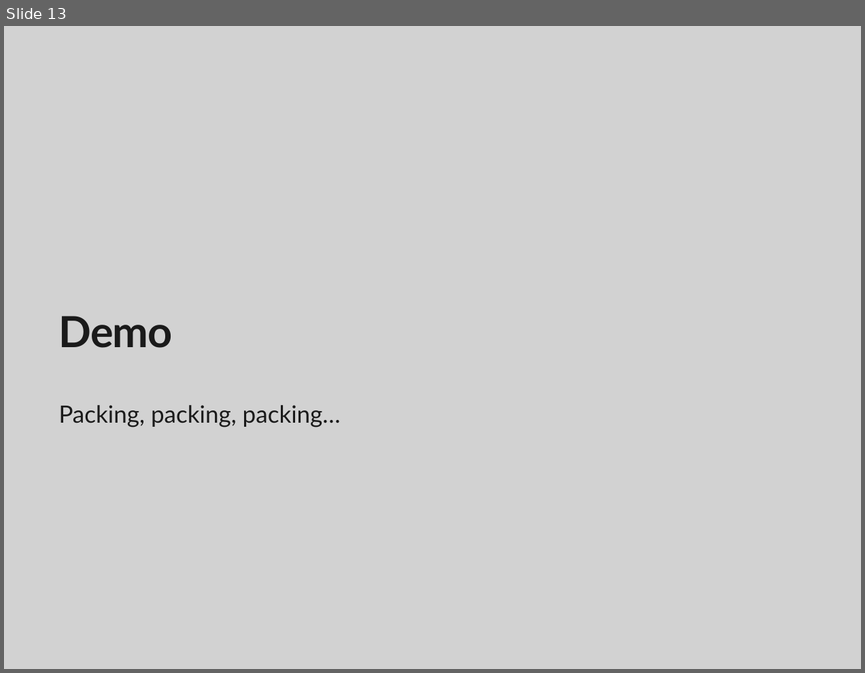
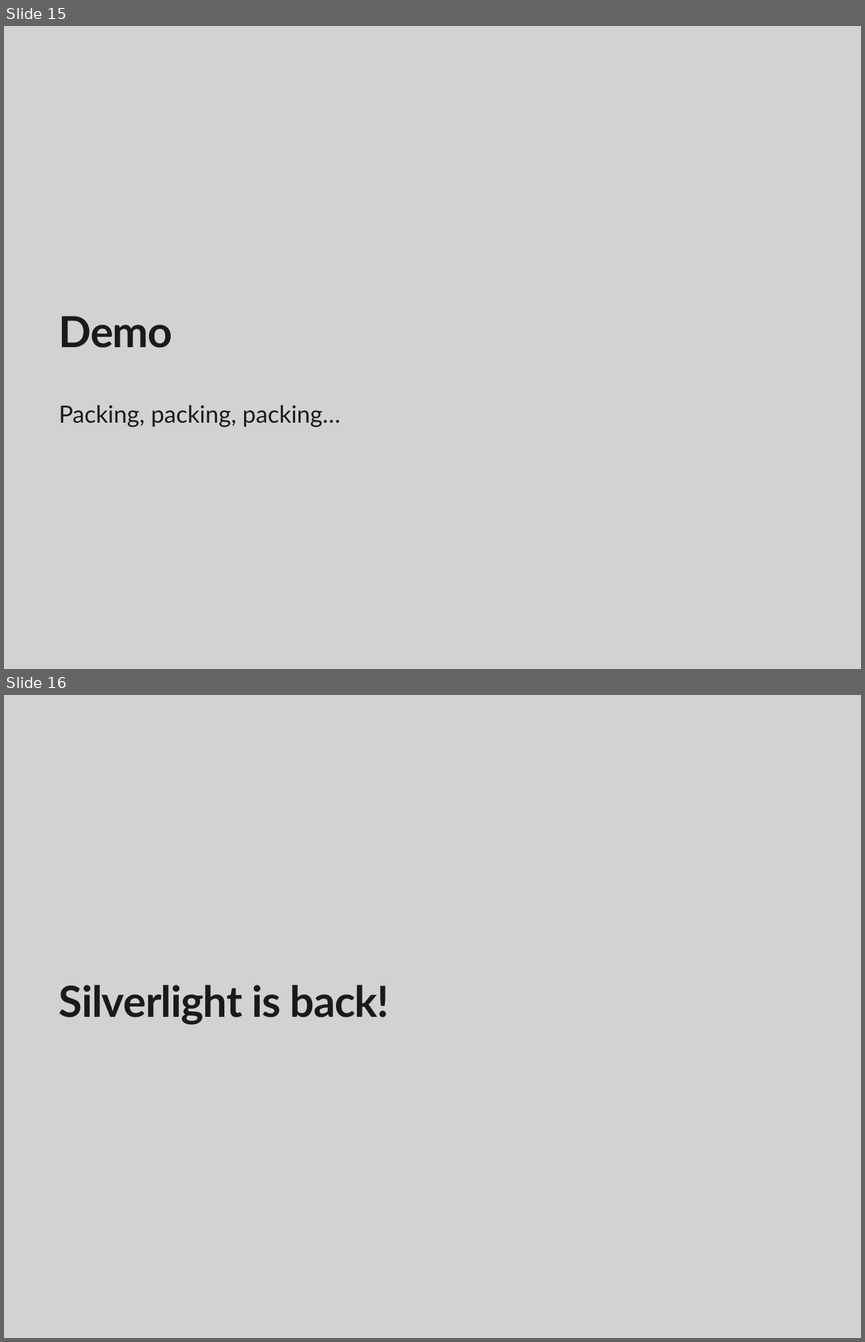
Before and after one commit to mattleibow/ModernizingProjectsDemo, a slide deck: Slides.pptx. Shown one above the other, each under a label of ours: slide 13 before the commit, slides 15 and 16 after it. The pictures are 865x673 and 865x1342 pixels, drawn with LibreOffice and Linux fonts; fonts in the diff are those of the drawing; background and template pictures are left out. Boxes give left, top, right and bottom in pixels: in the first picture for what was removed or moved away, otherwise in the second. Text is boxed around its words. In the diff, an @@ line names an element or a change of style, - is before the commit and + after.

```diff
--- a/Slides.pptx
+++ b/Slides.pptx
@@ slide 16 added at (4, 695, 861, 1338), background #D2D2D2 @@
@@ title added at (59, 985, 389, 1025), 36 pt, text #1A1A1A, bold @@
+Silverlight is back!
@@ what was slide 13 is now slide 15 @@
```
Also in this commit, not shown: 3 slides changed, 3 other slides added.
